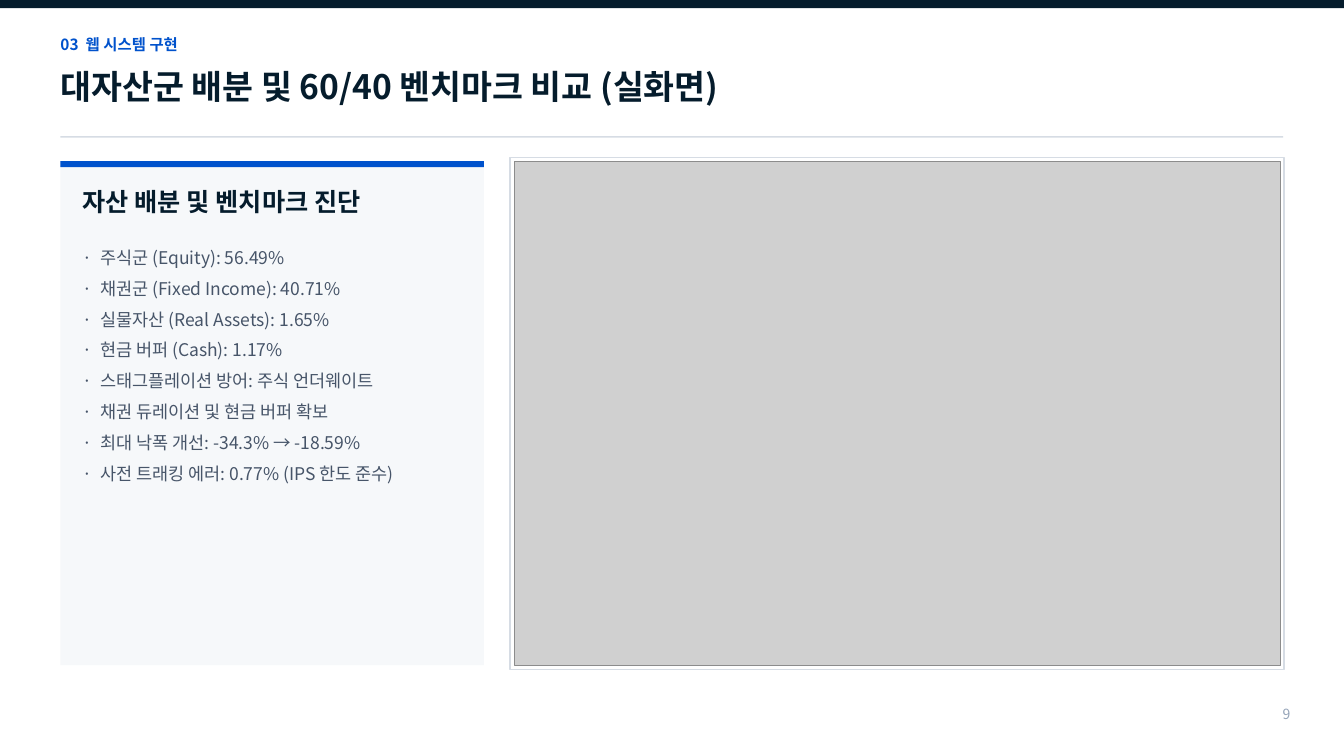
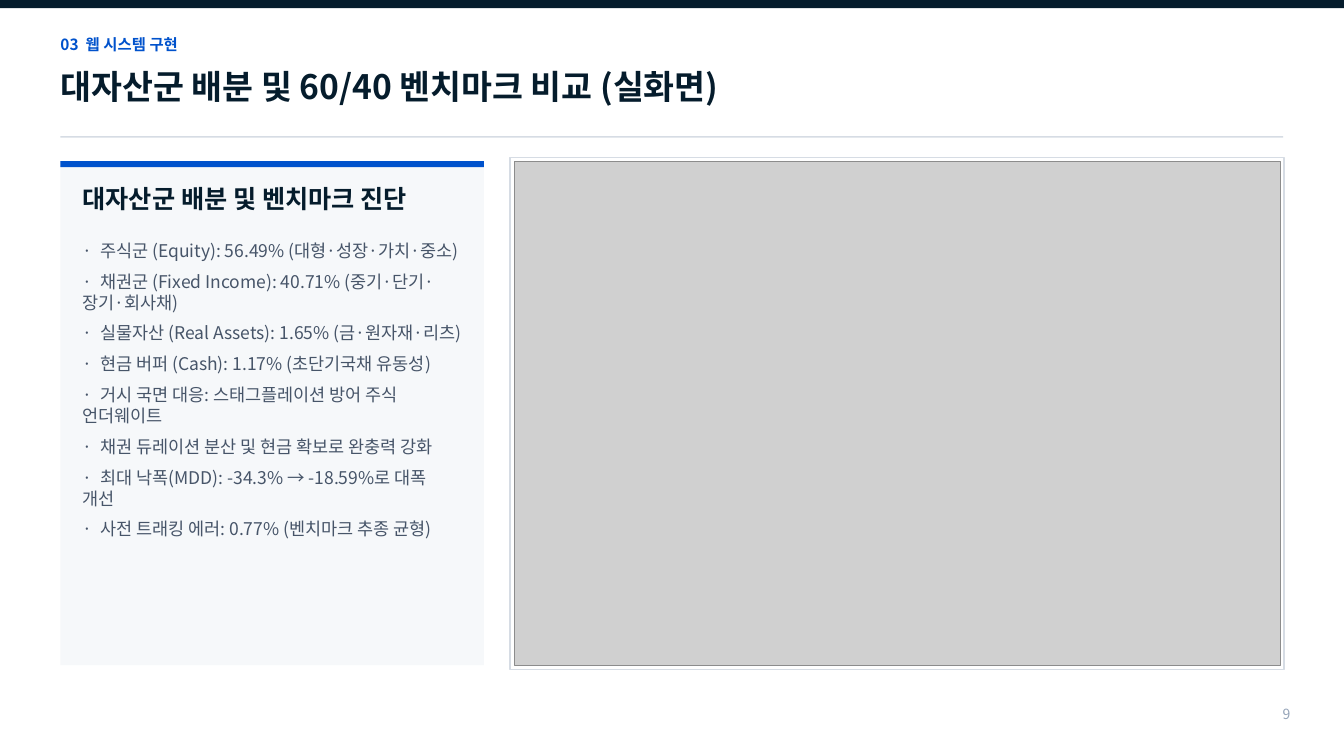
Before and after one commit to Placer-BAE/self-driving-portfolio, a slide deck: slide 9 of The_Self_Driving_Portfolio_중간발표_최종본.pptx. Drawn at 1344x756 pixels with LibreOffice and Linux fonts; fonts in the diff are those of the drawing; grey boxes stand for pictures. Boxes give left, top, right and bottom in pixels: in the first picture for what was removed or moved away, otherwise in the second. Text is boxed around its words. In the diff, an @@ line names an element or a change of style, - is before the commit and + after.

```diff
--- a/The_Self_Driving_Portfolio_중간발표_최종본.pptx
+++ b/The_Self_Driving_Portfolio_중간발표_최종본.pptx
@@ text at (x1=83, y1=187, x2=407, y2=211): text changed @@
-자산 배분 및 벤치마크 진단
+대자산군 배분 및 벤치마크 진단
@@ text at (x1=83, y1=242, x2=461, y2=539): text changed @@
-· 주식군 (Equity): 56.49%
-· 채권군 (Fixed Income): 40.71%
-· 실물자산 (Real Assets): 1.65%
-· 현금 버퍼 (Cash): 1.17%
-· 스태그플레이션 방어: 주식 언더웨이트
-· 채권 듀레이션 및 현금 버퍼 확보
-· 최대 낙폭 개선: -34.3% → -18.59%
-· 사전 트래킹 에러: 0.77% (IPS 한도 준수)
+· 주식군 (Equity): 56.49% (대형·성장·가치·중소)
+· 채권군 (Fixed Income): 40.71% (중기·단기·장기·회사채)
+· 실물자산 (Real Assets): 1.65% (금·원자재·리츠)
+· 현금 버퍼 (Cash): 1.17% (초단기국채 유동성)
+· 거시 국면 대응: 스태그플레이션 방어 주식 언더웨이트
+· 채권 듀레이션 분산 및 현금 확보로 완충력 강화
+· 최대 낙폭(MDD): -34.3% → -18.59%로 대폭 개선
+· 사전 트래킹 에러: 0.77% (벤치마크 추종 균형)
```
Also in this commit, not shown: 13 other slides changed, 3 other files.
